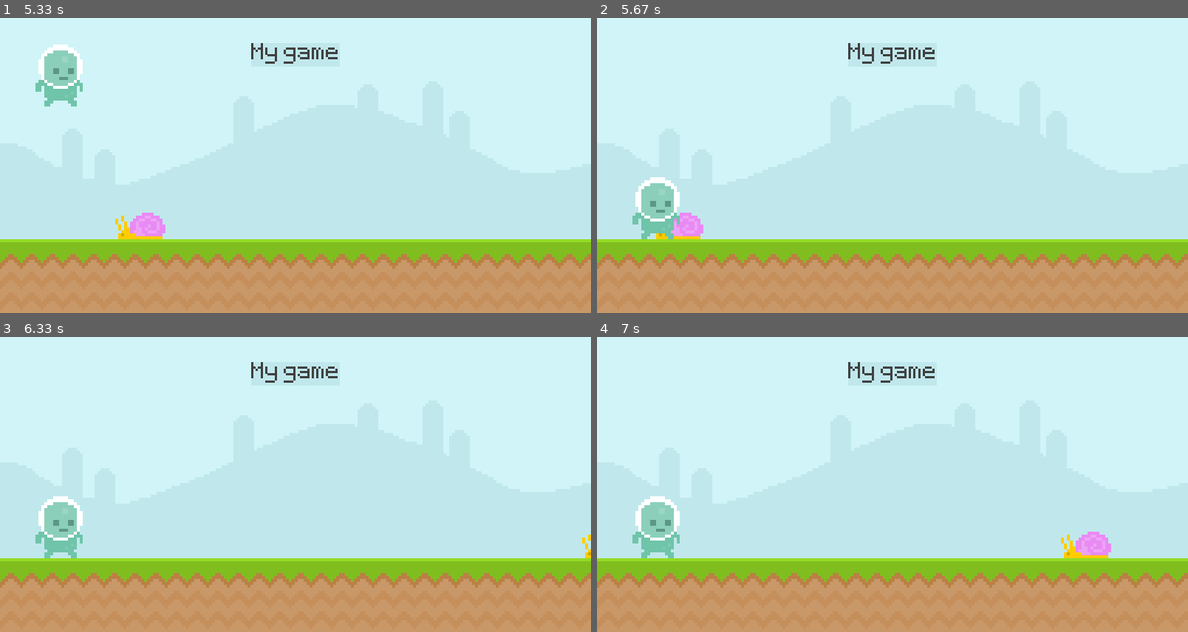
Above: before the commit, frames 1-4 (two rows, left to right).
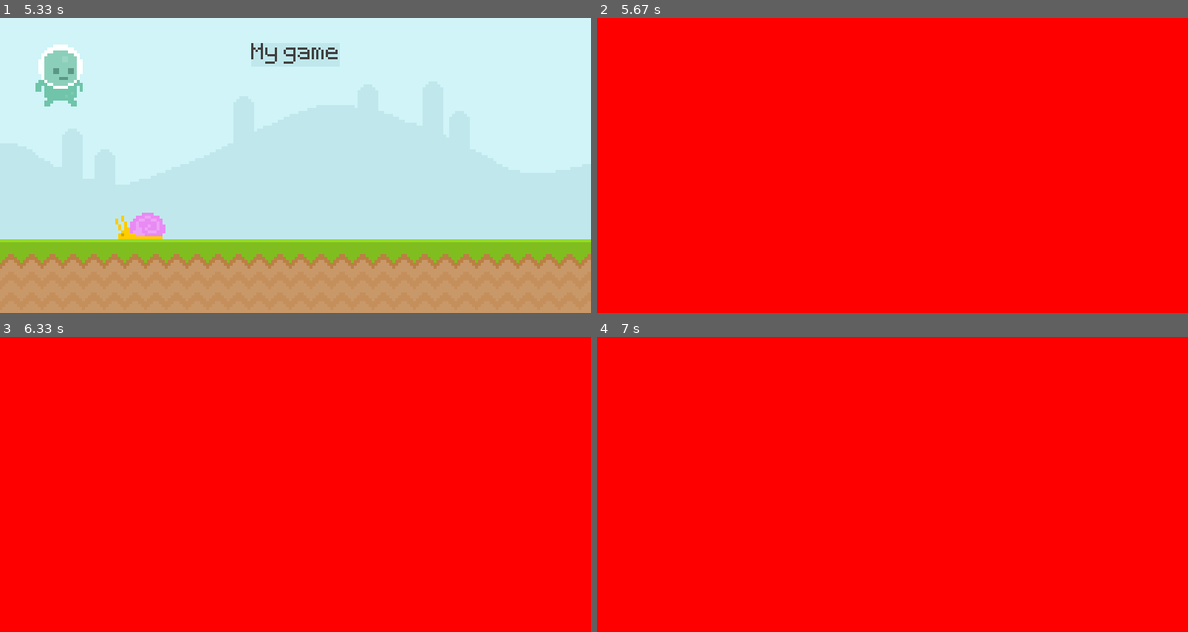
Above: after the commit, the same moments.

Repository: WebDevJasonCameron/pygame_study
Game: pygame game, started from pygame_intro/runner_game.py
The game is run twice, just before and just after one commit, with the same random seed, the same clock (stepped at 60 frames per second) and the same inputs.
Inputs (mouse positions are in pixels of both pictures, inside the frame that each line leads up to):
- Up to frame 1 (5.33 s): click (59, 206) at 0.38 s; tap Space at 1.17, 1.57, 1.87, 2.4, 2.7, 3.47, 4.23, 4.63, 4.93 s
- Up to frame 2 (5.67 s): no input
- Up to frame 3 (6.33 s): no input
- Up to frame 4 (7 s): no input

Frame 1 is identical in both runs. In frame 2, 100% of the frame differs, in the area x 0-100%, y 0-100%; in frame 3, 100%; in frame 4, 100%.

Commit message:
work the last

Diff:
--- a/pygame_intro/runner_game.py
+++ b/pygame_intro/runner_game.py
@@ -8,6 +8,7 @@
 pygame.display.set_caption('Runner')
 clock = pygame.time.Clock()
 box_color = '#c0e8ec'
+game_active = True
 
 # TXT
 text_font = pygame.font.Font('font/Pixeltype.ttf', 50)
@@ -50,31 +51,36 @@
             if player_rect.bottom >= 300:
                 if event.key == pygame.K_SPACE:
                     player_gravity = -20
-        if event.type == pygame.KEYUP:
-            print('key up')
 
-    # bg
-    screen.blit(sky_surf, (0, 0))
-    screen.blit(ground_surf, (0, 300))
+    if game_active:
+        # bg
+        screen.blit(sky_surf, (0, 0))
+        screen.blit(ground_surf, (0, 300))
 
-    # bg score
-    pygame.draw.rect(screen, box_color, score_rect)
-    pygame.draw.rect(screen, box_color, score_rect, 10)
-    screen.blit(score_surf, score_rect)
+        # bg score
+        pygame.draw.rect(screen, box_color, score_rect)
+        pygame.draw.rect(screen, box_color, score_rect, 10)
+        screen.blit(score_surf, score_rect)
 
-    # snail
-    snail_rect.x -= 4
-    if snail_rect.right <= 0:
-        snail_rect.left = 800
+        # snail
+        snail_rect.x -= 4
+        if snail_rect.right <= 0:
+            snail_rect.left = 800
 
-    screen.blit(snail_surf, (snail_rect))
+        screen.blit(snail_surf, (snail_rect))
 
-    # player
-    player_gravity += 1
-    player_rect.y += player_gravity
-    if player_rect.bottom >= 300:
-        player_rect.bottom = 300
-    screen.blit(player_surf, (player_rect))
+        # player
+        player_gravity += 1
+        player_rect.y += player_gravity
+        if player_rect.bottom >= 300:
+            player_rect.bottom = 300
+        screen.blit(player_surf, (player_rect))
+
+        # collision
+        if snail_rect.colliderect(player_rect):
+            game_active = False
+    else:
+        screen.fill('Red')
 
     # run
     pygame.display.update()
